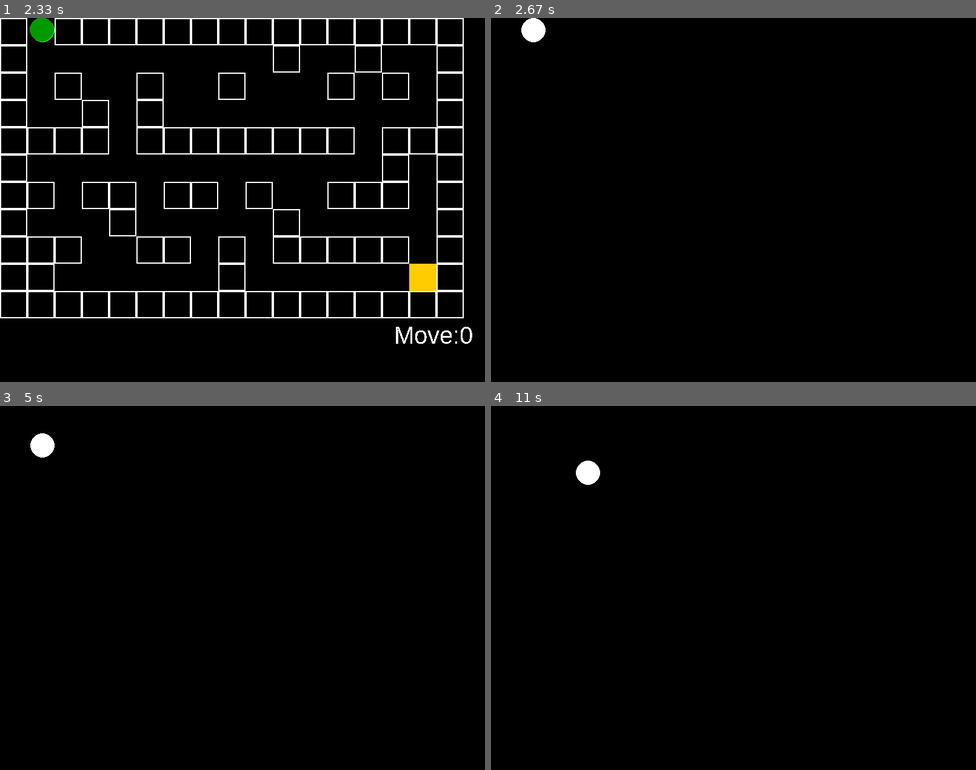
Above: before the commit, frames 1-4 (two rows, left to right).
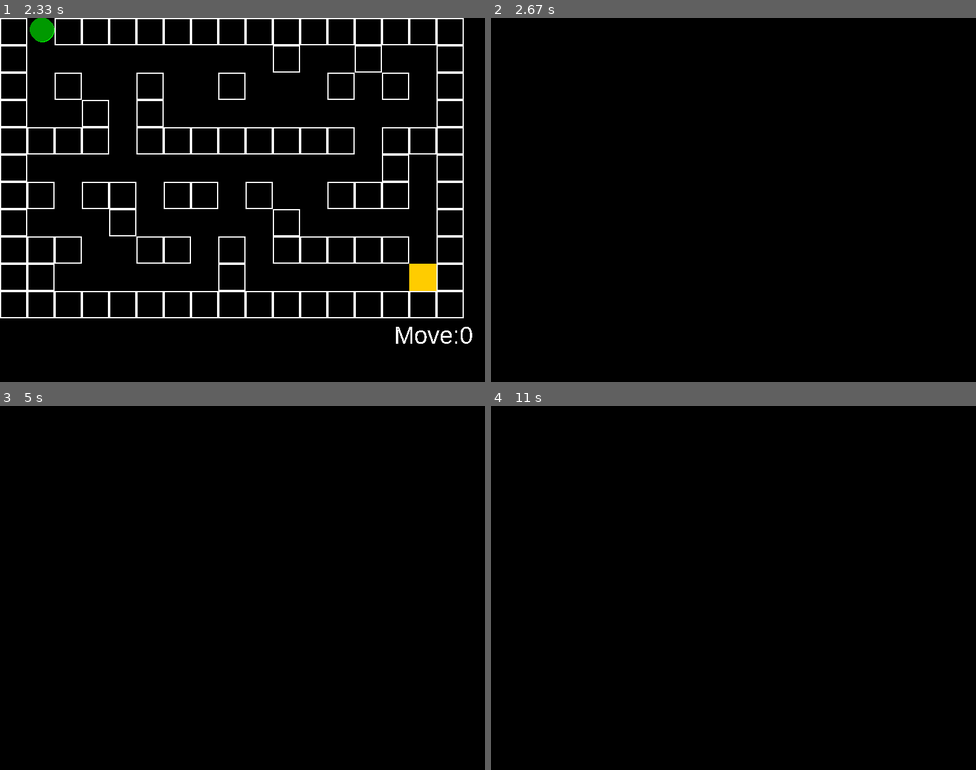
Above: after the commit, the same moments.

Repository: BSAA7567/Pygame
Game: pygame game, started from A_star/(Simple)A-star_Maze.py
Two runs of this game, one before a commit and one after it. Both use one fixed random seed, a clock stepped at 60 frames per second and the inputs below.
Inputs:
- Up to frame 1 (2.33 s): no input
- Up to frame 2 (2.67 s): hold Down from 2.4 s (still down)
- Up to frame 3 (5 s): release Down at 2.87 s; hold Left 2.9-3.3 s; hold Up 3.33-3.7 s; hold Right 3.73-4.37 s; hold Down 4.4-4.77 s
- Up to frame 4 (11 s): hold Up 5.8-6.1 s; hold Right 6.13-6.6 s; hold Left 6.63-7.17 s; hold Down 7.2-7.83 s; hold Up 8.65-9.02 s; hold Right 9.05-9.68 s; hold Down 9.72-10.28 s; hold Right from 10.82 s (still down)

Frame 1 is identical in both runs. In frame 2, 0.3% of the frame differs, in the area x 6-12%, y 0-7%; in frame 3, 0.3%; in frame 4, 0.3%.

Commit message:
Delete maze unnecessary
may be?

Diff:
--- a/A_star/(Simple)A-star_Maze.py
+++ b/A_star/(Simple)A-star_Maze.py
@@ -93,8 +93,6 @@
                 sleep(speed)
             else:
                 make_maze[self.y][self.x] = 2
-                pygame.draw.circle(self.display, white,
-                                   (self.player_x, self.player_y), player_size)
                 self.player_x += box_size
                 self.x += 1
                 self.cnt += 1
@@ -114,8 +112,6 @@
                 sleep(speed)
             else:
                 make_maze[self.y][self.x] = 2
-                pygame.draw.circle(self.display, white,
-                                   (self.player_x, self.player_y), player_size)
                 self.player_x -= box_size
                 self.x -= 1
                 self.cnt += 1
@@ -135,8 +131,6 @@
                 sleep(speed)
             else:
                 make_maze[self.y][self.x] = 2
-                pygame.draw.circle(self.display, white,
-                                   (self.player_x, self.player_y), player_size)
                 self.player_y -= box_size
                 self.y -= 1
                 self.cnt += 1
@@ -156,8 +150,6 @@
                 sleep(speed)
             else:
                 make_maze[self.y][self.x] = 2
-                pygame.draw.circle(self.display, white,
-                                   (self.player_x, self.player_y), player_size)
                 self.player_y += box_size
                 self.y += 1
                 self.cnt += 1
